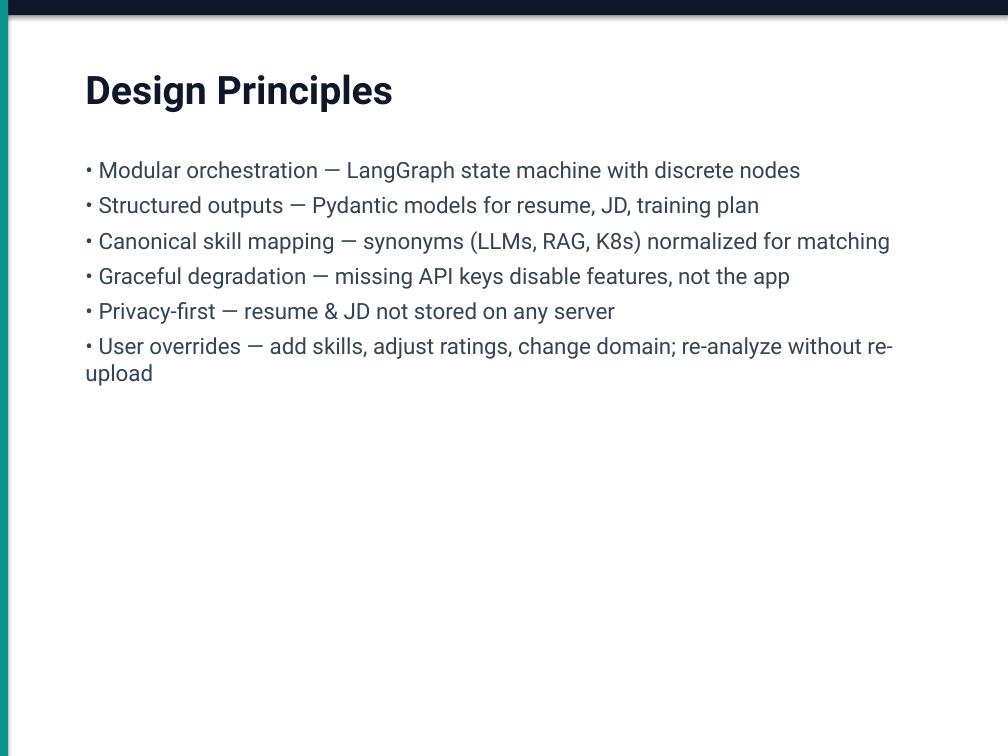
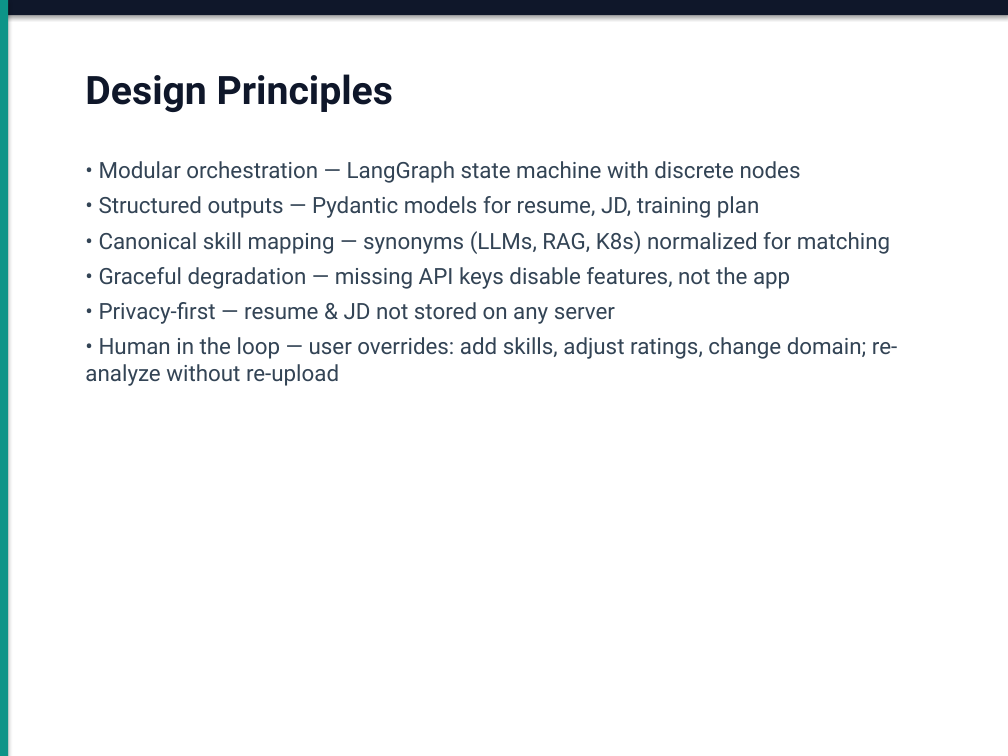
Before and after one commit to Dushyant-Bansal/ai-job-assistant, a slide deck: slide 4 of AI_Job_Assistant_Design_Deck.pptx. Drawn at 1008x756 pixels with LibreOffice and Linux fonts; fonts in the diff are those of the drawing. Boxes give left, top, right and bottom in pixels: in the first picture for what was removed or moved away, otherwise in the second. Text is boxed around its words. In the diff, an @@ line names an element or a change of style, - is before the commit and + after.

Commit message:
Add human in the loop to PPTX and readme

```diff
--- a/AI_Job_Assistant_Design_Deck.pptx
+++ b/AI_Job_Assistant_Design_Deck.pptx
@@ text at [85,337,897,386]: text changed @@
-• User overrides — add skills, adjust ratings, change domain; re-analyze without re-upload
+• Human in the loop — user overrides: add skills, adjust ratings, change domain; re-analyze without re-upload
```
Also in this commit, not shown: 1 other slide changed, 2 other files.
